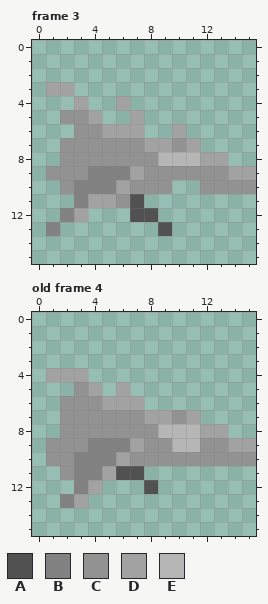
Pixel-art file, stored at LD29/LD29Content/raw/PlayerShip.ase. This is how it looked before the edit.
16x16 pixels, 4 frames. Shown: frame 3, old frame 4. The commit also changed other frames, which this record leaves out.
Palette (. is transparent): A #515151  B #828282  C #929292  D #a2a2a2  E #b6b6b6
Pixels before, frame 3, first column x 1:
 3 DD.............
 4 ..D..D.........
 5 .CCD..D........
 6 ..CCDDD..D.....
 7 .CCCCCCDDCD....
 8 .CCCCCCCEEEDD..
 9 CCCBBBDCCCCCCDD
10 .CBBBDCCC..CCCC
11 ..BDDCA........
12 .BD...AA.......
13 B.......A......
Pixels before, old frame 4, first column x 1:
 4 DDD............
 5 ..CD.D.........
 6 .CCCDDD........
 7 .CCCCCCDDCD....
 8 .CCCCCCCEEEDD..
 9 CCCBBBDCCEECCDD
10 CCBBBDCCCCCCCCC
11 .CBBDAA........
12 ..BD...A.......
13 .BD............
And afterwards:
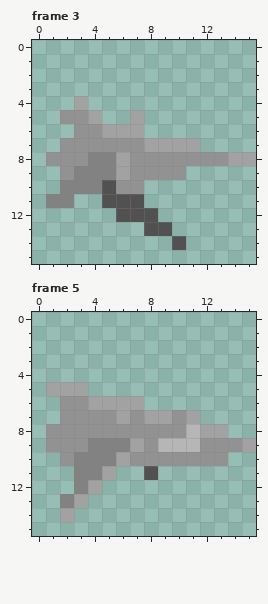
A new or re-ordered frame is compared with the old frame closest to it.
The exact change:
frames 4 -> 5
Frame 3:
The edit adds colour A in row 12 at x 6; in row 13 at x 8; in row 14 at x 10.
Colour B gives way to colour A in row 10 at x 5.
Colour C gives way to colour A in row 11 at x 6.
Colour D gives way to colour A in row 11 at x 5.
The edit adds colour B in row 11 at x 1 to 2.
Colour C gives way to colour B in row 8 at x 4 to 5; in row 9 at x 3; in row 10 at x 2.
The edit adds colour C in row 8 at x 1.
Colour D gives way to colour C in row 8 at x 12 to 13; in row 9 at x 7; in row 10 at x 6.
Colour E gives way to colour C in row 8 at x 9 to 11.
The edit adds colour D in row 8 at x 14 to 15.
Colour B gives way to colour D in row 9 at x 6.
Colour C gives way to colour D in row 7 at x 10; in row 8 at x 6.
The author cleared colour B in row 11 at x 3; in row 12 at x 2; in row 13 at x 1.
The author cleared colour C in row 9 at x 1 and 11 to 13; in row 10 at x 8 to 9 and 12 to 15.
The author cleared colour D in row 3 at x 1 to 2; in row 4 at x 6; in row 6 at x 10; in row 9 at x 14 to 15; in row 11 at x 4; in row 12 at x 3.
Frame 5 is new; against old frame 4:
The edit adds colour A in row 11 at x 8.
The edit adds colour C in row 8 at x 1.
Colour D gives way to colour C in row 9 at x 14.
Colour E gives way to colour C in row 8 at x 9 to 10.
The edit adds colour D in row 5 at x 1 to 2; in row 14 at x 2.
Colour C gives way to colour D in row 5 at x 3; in row 6 at x 4; in row 7 at x 6.
Colour C gives way to colour E in row 9 at x 9.
The author cleared colour A in row 11 at x 6 to 7; in row 12 at x 8.
The author cleared colour C in row 10 at x 1 and 14 to 15; in row 11 at x 2.
The author cleared colour D in row 4 at x 1 to 3; in row 5 at x 4 and 6.
Changed places in both pictures, as pixel boxes (x1, y1, x2, y2):
changed: (46, 82, 256, 250)
changed: (46, 368, 256, 522)
